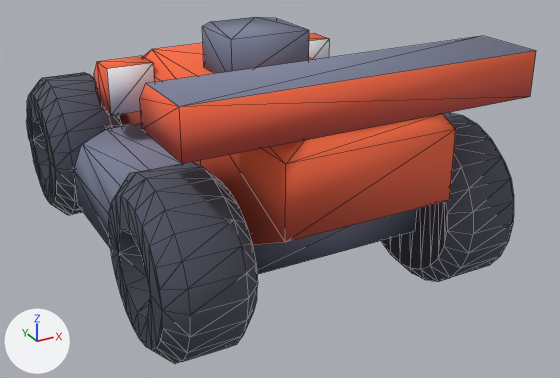
What one commit did to the OBJ model assets/cars/vehicle-speedster.obj.
The view is the same before and after, from a 50 mm lens placed at (-0.527, -1.155, 0.617), pointed at (0.061, -0.086, 0.083). The axes (+X, +Y, +Z) are drawn at lower left. The lights are the same throughout. The picture after the commit comes second. Mesh edges are drawn as thin lines. Where no turn or scale is listed for an object, it has been applied to the vertices. Vertices at exactly the same position are counted once.

The first picture shows 'vehicle-speedster'.
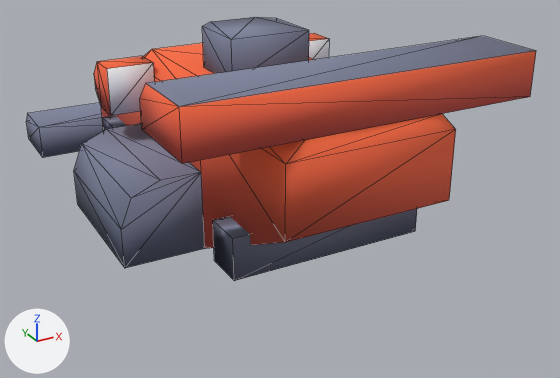
Changed parts and their boxes (x1, y1, x2, y2) in the pictures (560 x 378 px):
'vehicle-speedster', reshaped (24% shorter): before (26, 17, 536, 364); after (26, 17, 536, 281)
part 1 of me_vehicle_speedster, deleted: before (109, 162, 258, 364)
part 2 of me_vehicle_speedster, deleted: before (381, 113, 514, 281)
part 3 of me_vehicle_speedster, deleted: before (27, 72, 122, 215)

The change, as a diff of the scene's bpy script:
```diff
--- a/assets/cars/vehicle-speedster.obj.py
+++ b/assets/cars/vehicle-speedster.obj.py
@@ me_vehicle_speedster @@
 # used by ob_vehicle_speedster; location = (0.0, 0.0, 0.0)
-me_vehicle_speedster.from_pydata(...)  # 597 vertices, 1068 faces; spans x -0.275..0.275, y -0.438..0.438, z 0.0..0.375
+me_vehicle_speedster.from_pydata(...)  # 115 vertices, 192 faces; spans x -0.25..0.25, y -0.438..0.438, z 0.062..0.375
+# me_vehicle_speedster part 1: 121 vertices removed from x -0.275..-0.15, y -0.438..-0.187, z 0.0..0.25
+# me_vehicle_speedster part 2: 121 vertices removed from x 0.15..0.275, y -0.438..-0.187, z 0.0..0.25
+# me_vehicle_speedster part 3: 120 vertices removed from x -0.275..-0.15, y 0.063..0.312, z 0.0..0.25
+# other edits to the shape of me_vehicle_speedster do not show in these pictures
 me_vehicle_speedster.materials.append(mat_colormap)
```
